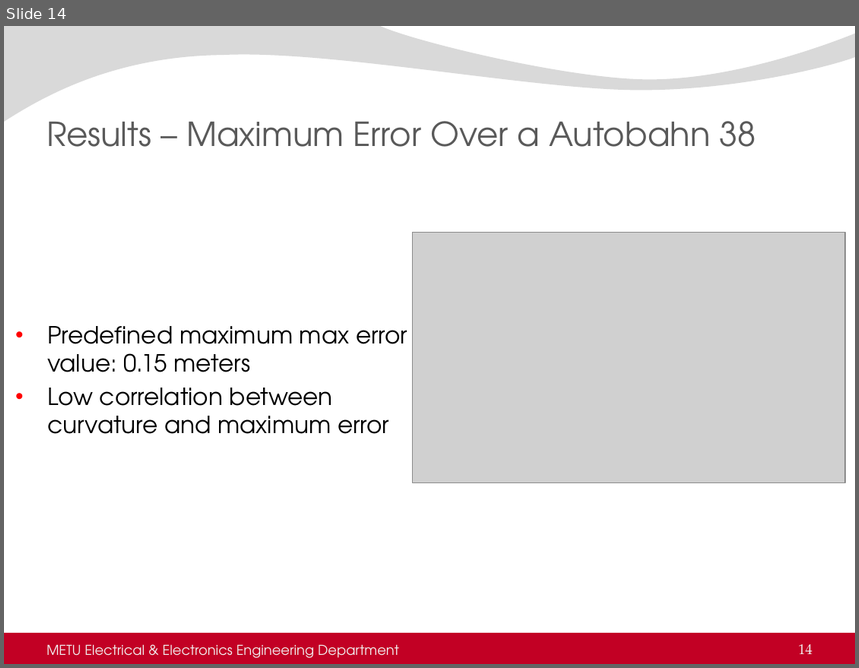
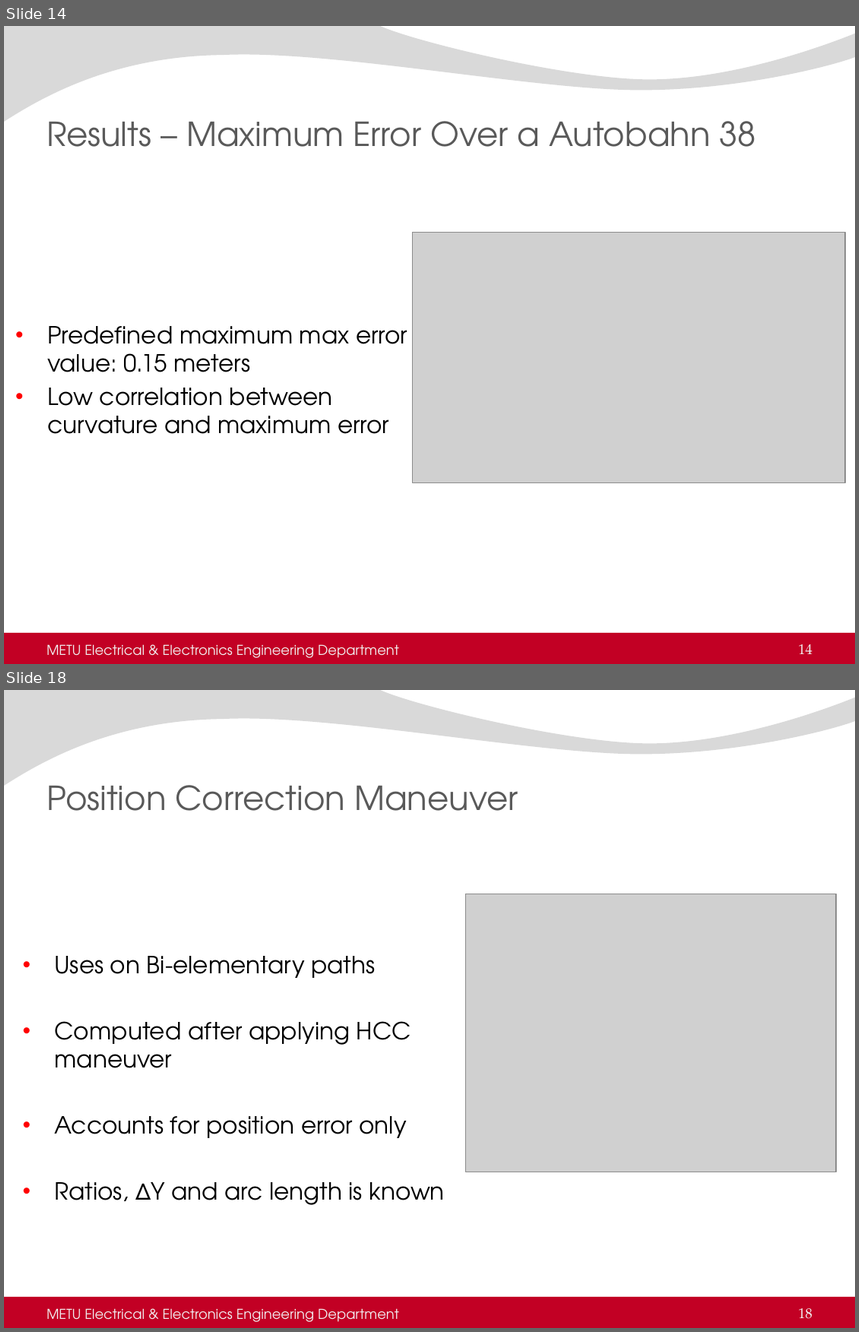
Before and after one commit to AtakanQ/thesis, a slide deck: thesisDefense.pptx. Shown one above the other, each under a label of ours: slide 14 before the commit, slides 14 and 18 after it; the slides between them are not shown. The pictures are 859x668 and 859x1332 pixels, drawn with LibreOffice and Linux fonts; fonts in the diff are those of the drawing; grey boxes stand for pictures; background and template pictures are left out. Boxes give left, top, right and bottom in pixels: in the first picture for what was removed or moved away, otherwise in the second. Text is boxed around its words. In the diff, an @@ line names an element or a change of style, - is before the commit and + after.

Commit message:
Presentation updated
Presentation updated, outline updated and pictures are updated.

```diff
--- a/thesisDefense.pptx
+++ b/thesisDefense.pptx
@@ slide 18 added at box(4, 690, 855, 1328), background picture (left out); not listed: 2 template elements that a slide beside it also shows @@
@@ title added at box(47, 785, 518, 811), 28 pt, text #595959 @@
+Position Correction Maneuver
@@ picture added at box(465, 894, 835, 1172) @@
@@ text added at box(55, 956, 445, 1205), 20 pt, text #000000 @@
+• Uses on Bi-elementary paths
+• Computed after applying HCC maneuver
+• Accounts for position error only
+• Ratios, ΔY and arc length is known
@@ text added at box(47, 1309, 399, 1322), 11.5 pt, text #F2F2F2 @@
+METU Electrical & Electronics Engineering Department
@@ page number added at box(798, 1309, 813, 1319), 12 pt, text #F2F2F2 @@
+18
```
Also in this commit, not shown: 4 slides changed, 10 other slides added, 4 other files.
